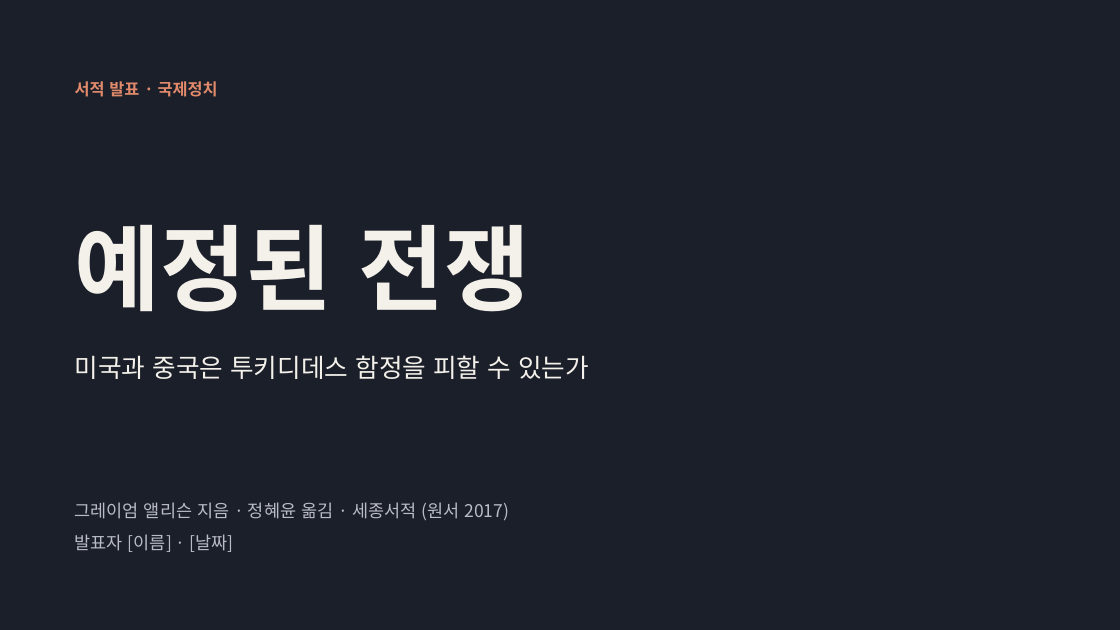
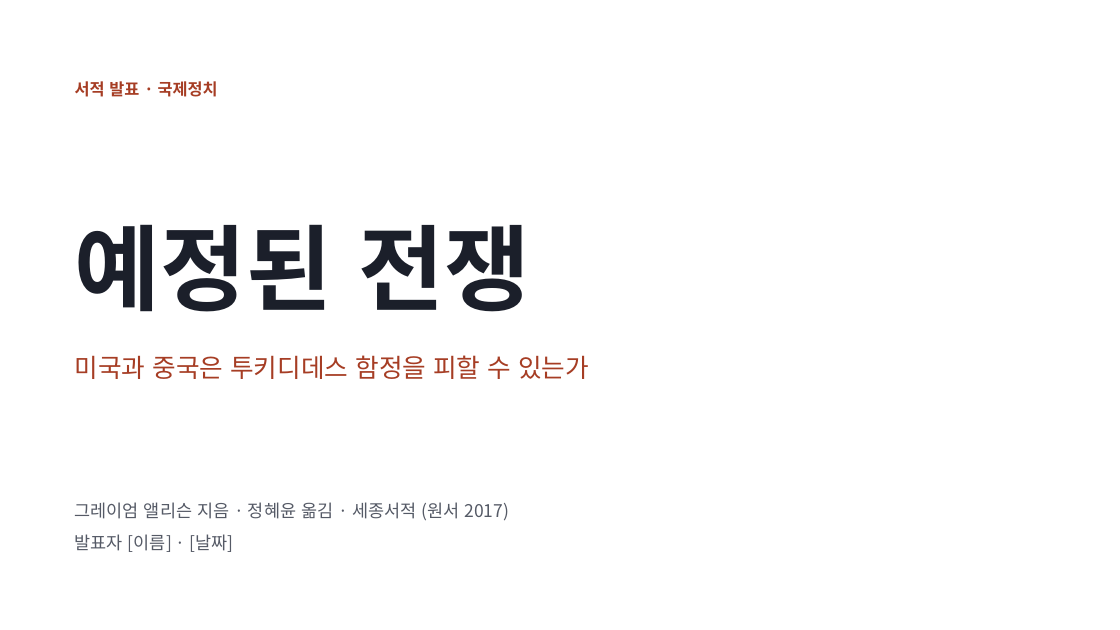
Before and after one commit to hpark1947/Politics, a slide deck: slide 1 of 발표자료/예정된 전쟁.pptx. Drawn at 1120x630 pixels with LibreOffice and Linux fonts; fonts in the diff are those of the drawing. Boxes give left, top, right and bottom in pixels: in the first picture for what was removed or moved away, otherwise in the second. Text is boxed around its words. In the diff, an @@ line names an element or a change of style, - is before the commit and + after.

```diff
--- a/발표자료/예정된 전쟁.pptx
+++ b/발표자료/예정된 전쟁.pptx
@@ background #1B1F2A to #FFFFFF @@
@@ text "서적 발표 · 국제정치" at bbox=[75, 81, 218, 97]: text colour #E08A6B to #A63D24 @@
@@ text "예정된 전쟁" at bbox=[75, 224, 530, 312]: text colour #F4F1EA to #1B1F2A @@
@@ text "미국과 중국은 투키디데스 함정을 피할 ..." at bbox=[75, 355, 589, 379]: text colour #F4F1EA to #A63D24 @@
@@ text "그레이엄 앨리슨 지음 · 정혜윤 ..." at bbox=[75, 502, 509, 552]: text colour #B9BCC6 to #555A66 @@
```
Also in this commit, not shown: 19 other slides changed.
